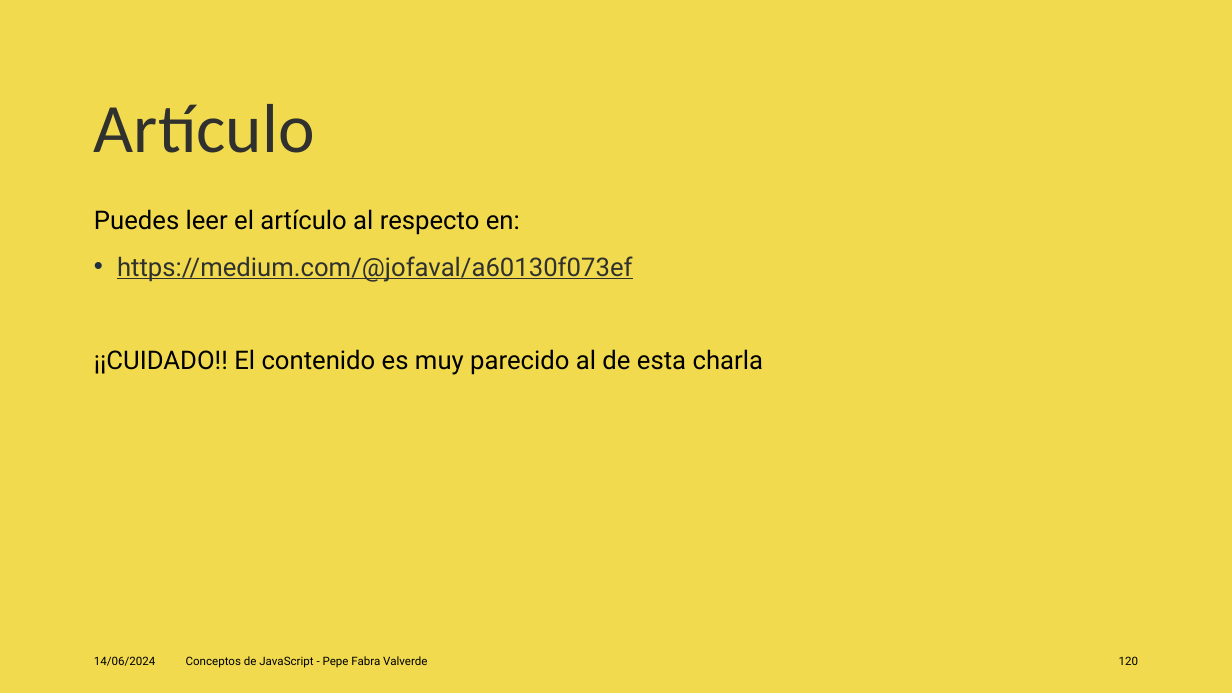
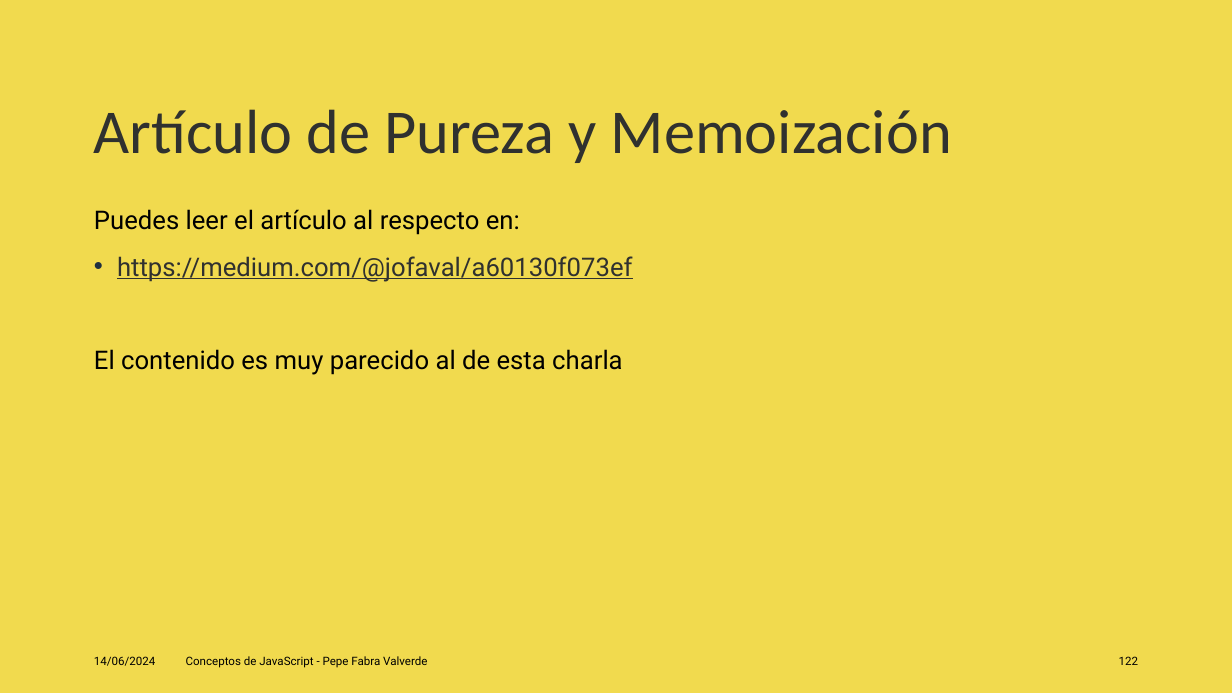
Before and after one commit to jofaval/talks-about, a slide deck: slide 122 of concepts-of-js/conceps-of-js.es.pptx (slide 120 before the commit). Drawn at 1232x693 pixels with LibreOffice and Linux fonts; fonts in the diff are those of the drawing. Boxes give left, top, right and bottom in pixels: in the first picture for what was removed or moved away, otherwise in the second. Text is boxed around its words. In the diff, an @@ line names an element or a change of style, - is before the commit and + after.

```diff
--- a/concepts-of-js/conceps-of-js.es.pptx
+++ b/concepts-of-js/conceps-of-js.es.pptx
@@ title at (x1=94, y1=109, x2=952, y2=163): text changed; size 54 to 48.6 pt @@
-Artículo
+Artículo de Pureza y Memoización
@@ text at (x1=94, y1=349, x2=622, y2=375): text changed @@
-¡¡CUIDADO!! El contenido es muy parecido al de esta charla
+El contenido es muy parecido al de esta charla
@@ page number at (x1=1119, y1=656, x2=1138, y2=665): text changed @@
-120
+122
```
Also in this commit, not shown: 34 other slides changed, 4 slides added, 2 slides removed, 3 other files.
